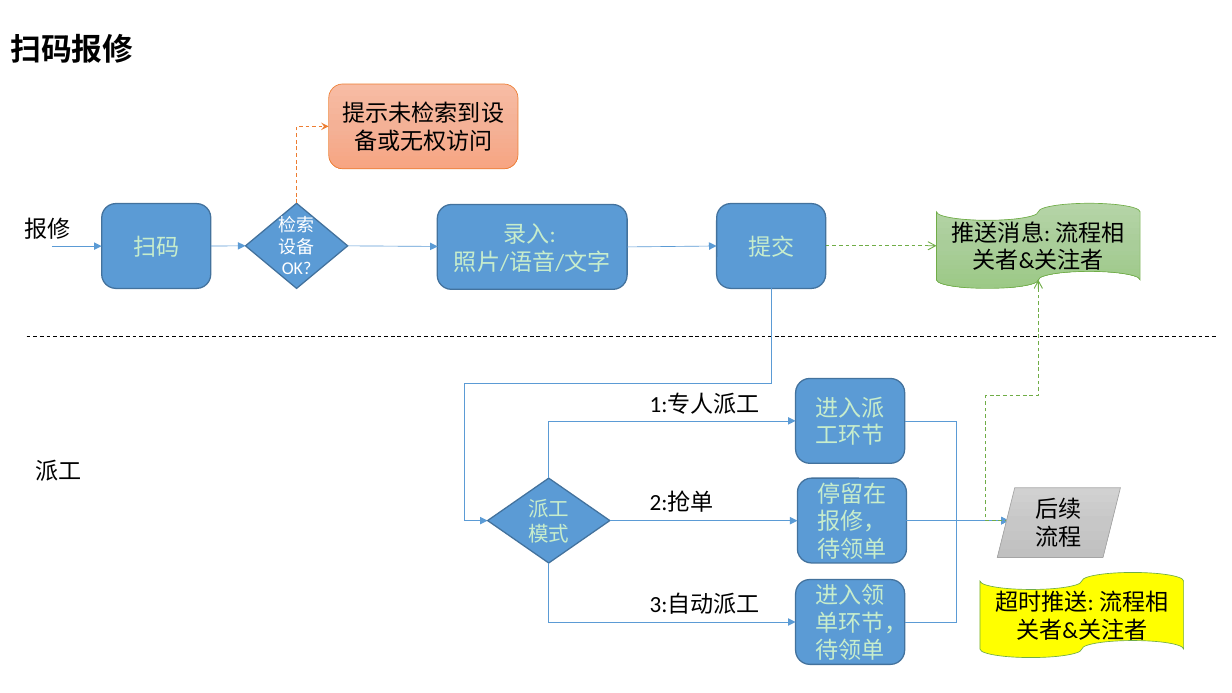
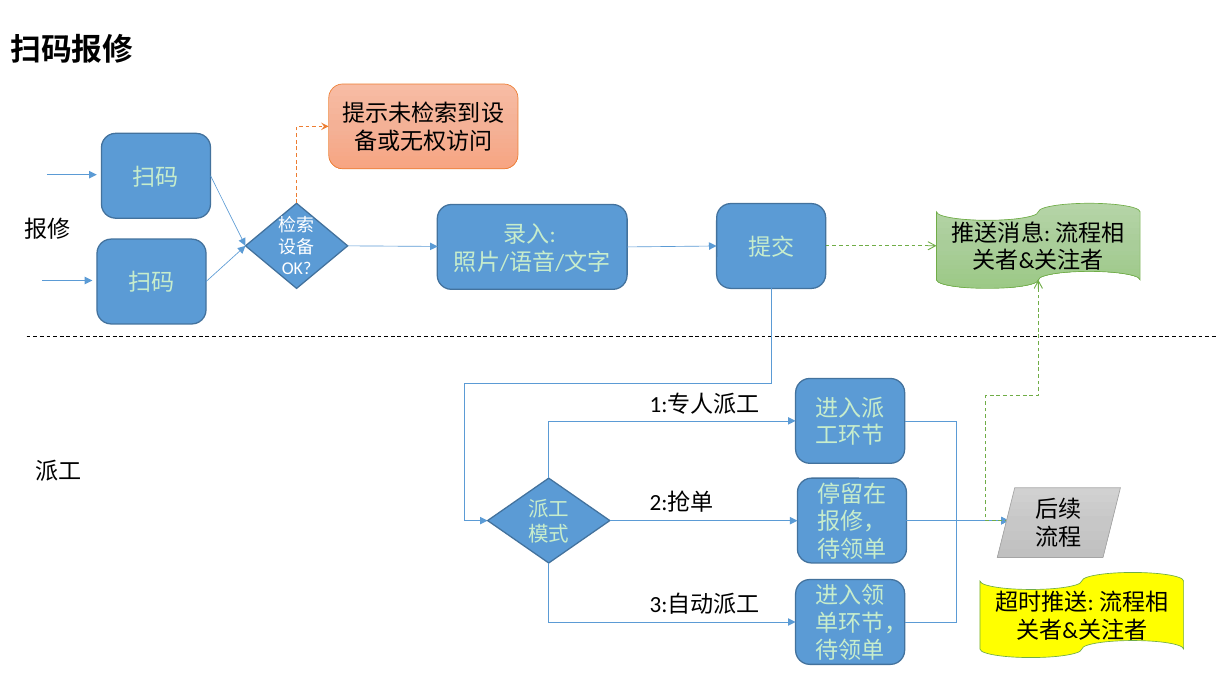
Before and after one commit to devhotmail/APMHome, a slide deck: slide 4 of Document/APM_bizflow.pptx (slide 2 before the commit). Drawn at 1232x693 pixels with LibreOffice and Linux fonts; fonts in the diff are those of the drawing. Boxes give left, top, right and bottom in pixels: in the first picture for what was removed or moved away, otherwise in the second. Text is boxed around its words. In the diff, an @@ line names an element or a change of style, - is before the commit and + after.

```diff
--- a/Document/APM_bizflow.pptx
+++ b/Document/APM_bizflow.pptx
@@ rounded rectangle "扫码": place and size @@
-rounded rectangle "扫码" at [102, 203, 211, 288]
+rounded rectangle "扫码" at [102, 133, 211, 218]
@@ arrow moved from (52, 246) - (102, 246) to (47, 175) - (97, 175) @@
@@ arrow moved from (211, 246) - (246, 246) to (211, 176) - (246, 246) @@
@@ rounded rectangle added at [97, 239, 206, 324], fill #5B9BD5, outline #43739E 1 pt, 18 pt, text #C7EDCC @@
+扫码
@@ arrow added from (206, 282) to (246, 246), #5B9BD5 0.5 pt @@
@@ arrow added from (43, 281) to (92, 281), #5B9BD5 0.5 pt @@
```
Also in this commit, not shown: 5 other slides changed, 1 slide added, 1 other file.
